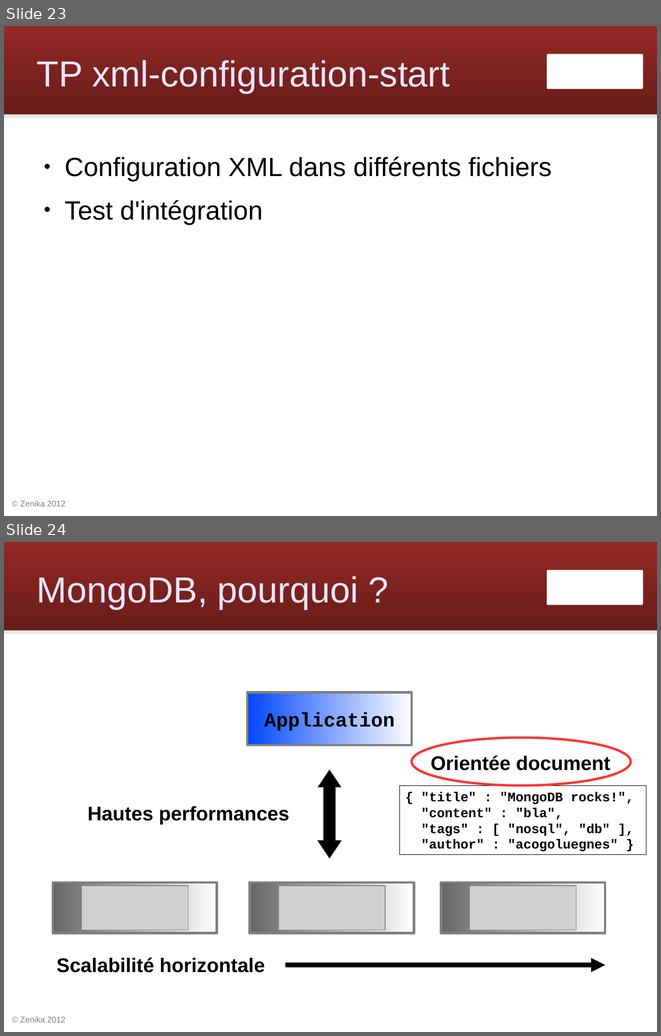
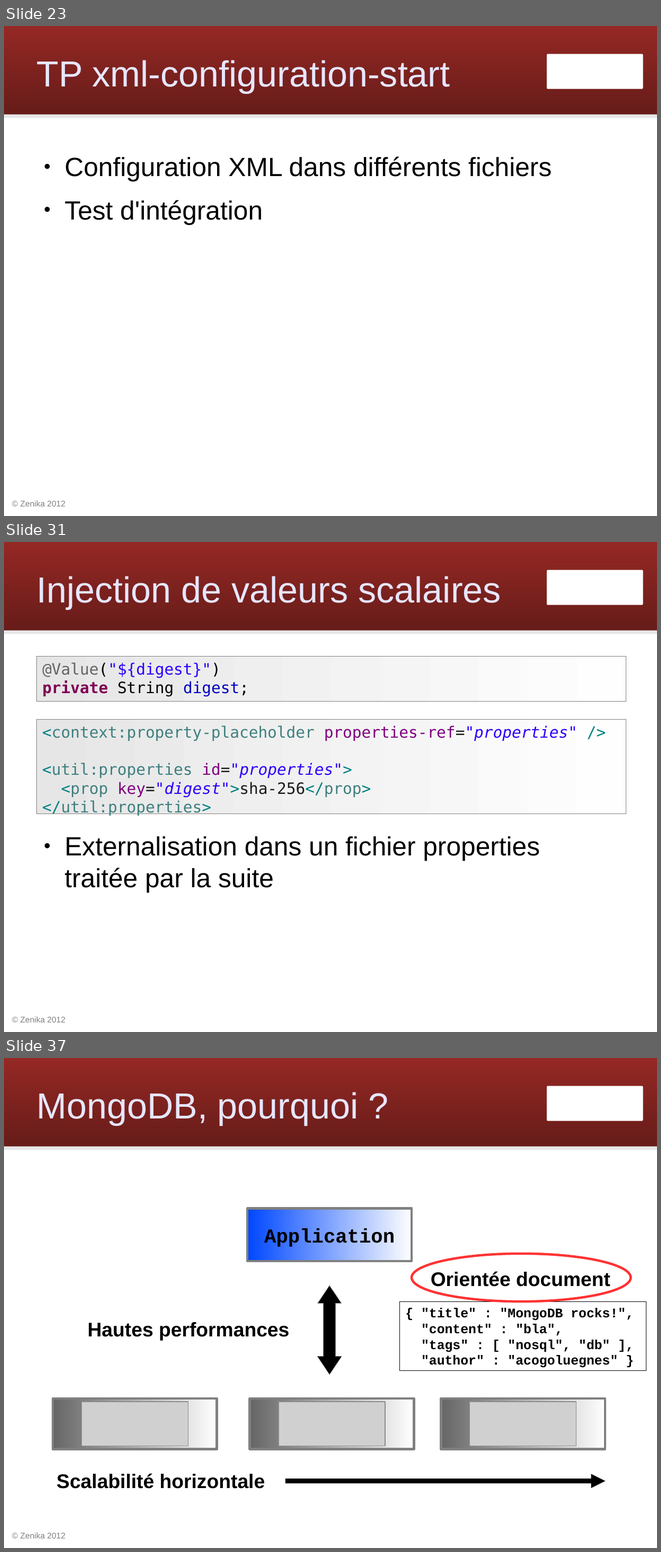
Before and after one commit to Zenika/workshop-spring-core, a slide deck: spring-workshop.odp. Shown one above the other, each under a label of ours: slides 23 and 24 before the commit, slides 23, 31 and 37 after it; the slides between them are not shown. The pictures are 661x1036 and 661x1552 pixels, drawn with LibreOffice and Linux fonts; fonts in the diff are those of the drawing; grey boxes stand for pictures; background and template pictures are left out. Boxes give left, top, right and bottom in pixels: in the first picture for what was removed or moved away, otherwise in the second. Text is boxed around its words. In the diff, an @@ line names an element or a change of style, - is before the commit and + after.

```diff
--- a/spring-workshop.odp
+++ b/spring-workshop.odp
@@ slide 31 added at <box>4,542,657,1032</box>, background #FFFFFF; not listed: 4 template elements that a slide beside it also shows @@
@@ title added at <box>37,576,501,609</box>, 44 pt, text #E6E6FF @@
+Injection de valeurs scalaires
@@ rectangle added at <box>36,656,626,702</box>, fill gradient #E6E6E6 to #FEFEFE, outline #808080 0 pt, 19 pt, text #2A00FF @@
+@Value("${digest}")
+private String digest;
@@ rectangle added at <box>36,719,626,814</box>, fill gradient #E6E6E6 to #FEFEFE, outline #808080 0 pt, 19 pt, text #3F7F7F @@
+<context:property-placeholder properties-ref="properties" />
+<util:properties id="properties">
+<prop key="digest">sha-256</prop>
+</util:properties>
@@ text added at <box>64,836,540,892</box>, 32 pt, text #000000 @@
+● Externalisation dans un fichier properties traitée par la suite
@@ what was slide 24 is now slide 37 @@
```
Also in this commit, not shown: 1 slide changed, 12 other slides added.
